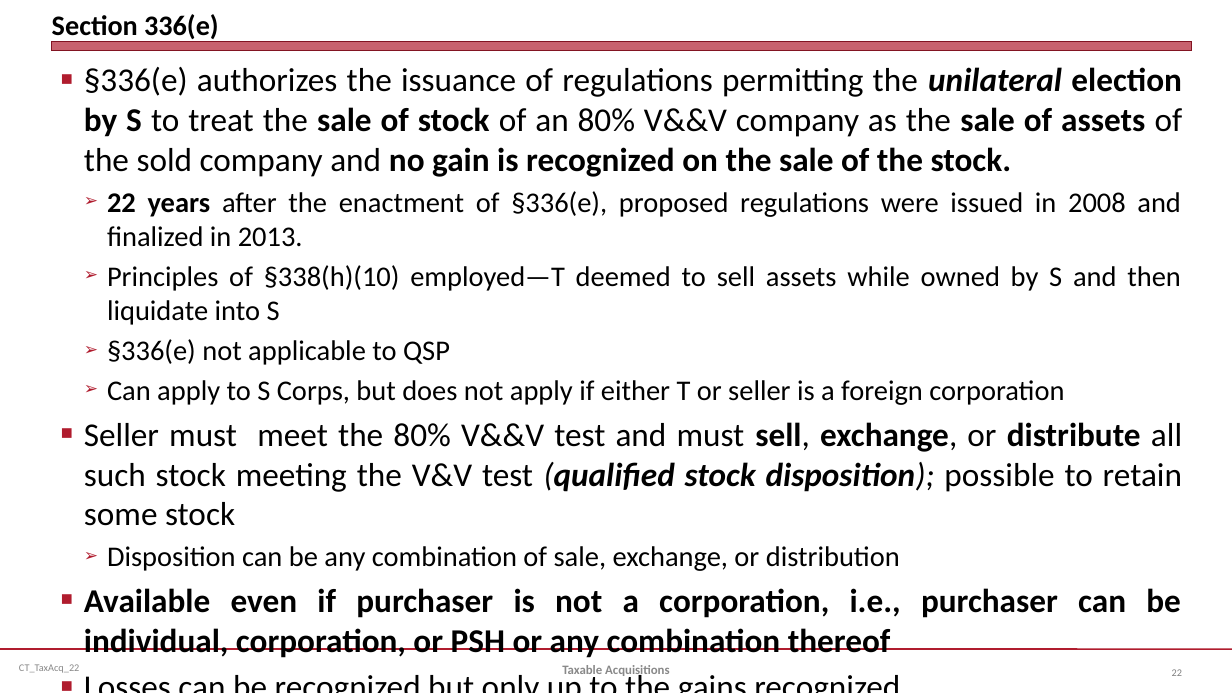
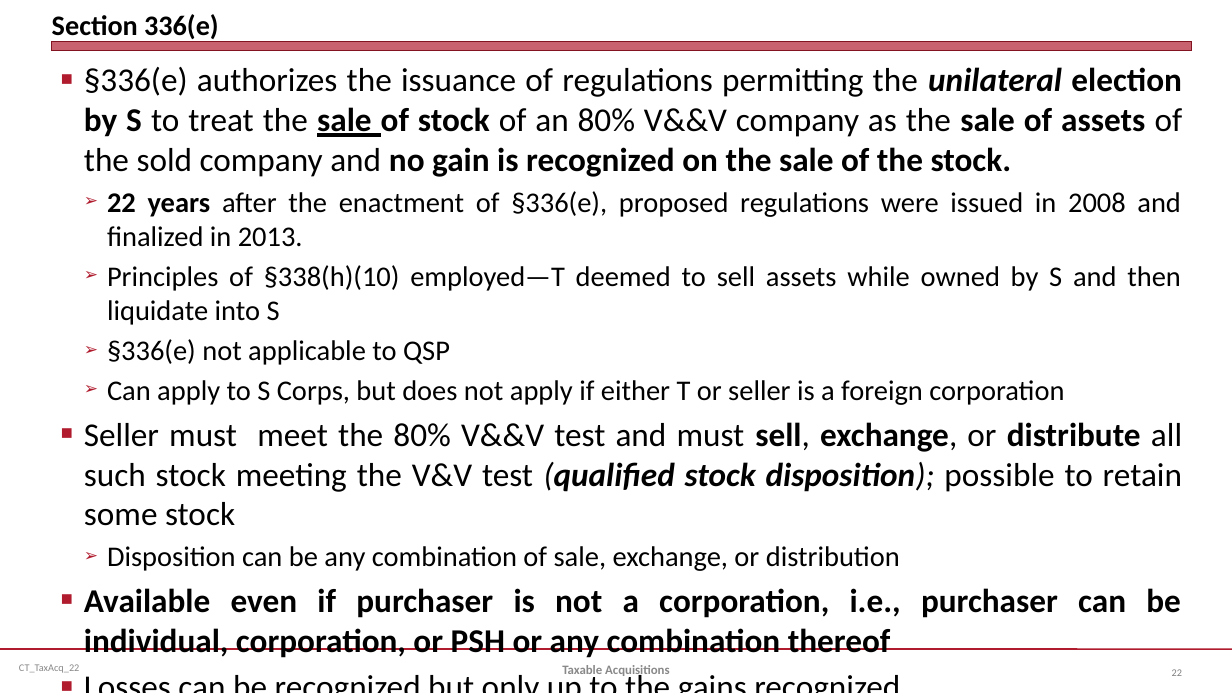
Before and after one commit to jmc877/Corporate-Tax, a slide deck: slide 22 of slides/CT_TaxAcq_22.pptx. Drawn at 1232x693 pixels with LibreOffice and Linux fonts; fonts in the diff are those of the drawing. Boxes give left, top, right and bottom in pixels: in the first picture for what was removed or moved away, otherwise in the second. Text is boxed around its words. In the diff, an @@ line names an element or a change of style, - is before the commit and + after.

```diff
--- a/slides/CT_TaxAcq_22.pptx
+++ b/slides/CT_TaxAcq_22.pptx
@@ text at box(84, 67, 1183, 177): underline on in "sale" @@
```
Also in this commit, not shown: 2 other slides changed, 5 other files.
